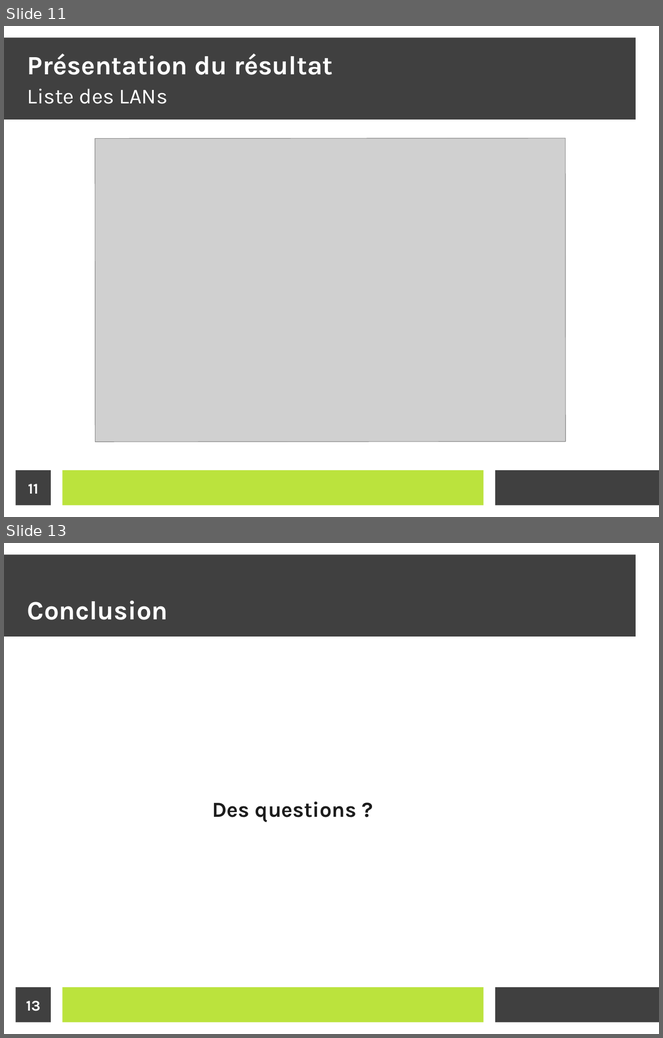
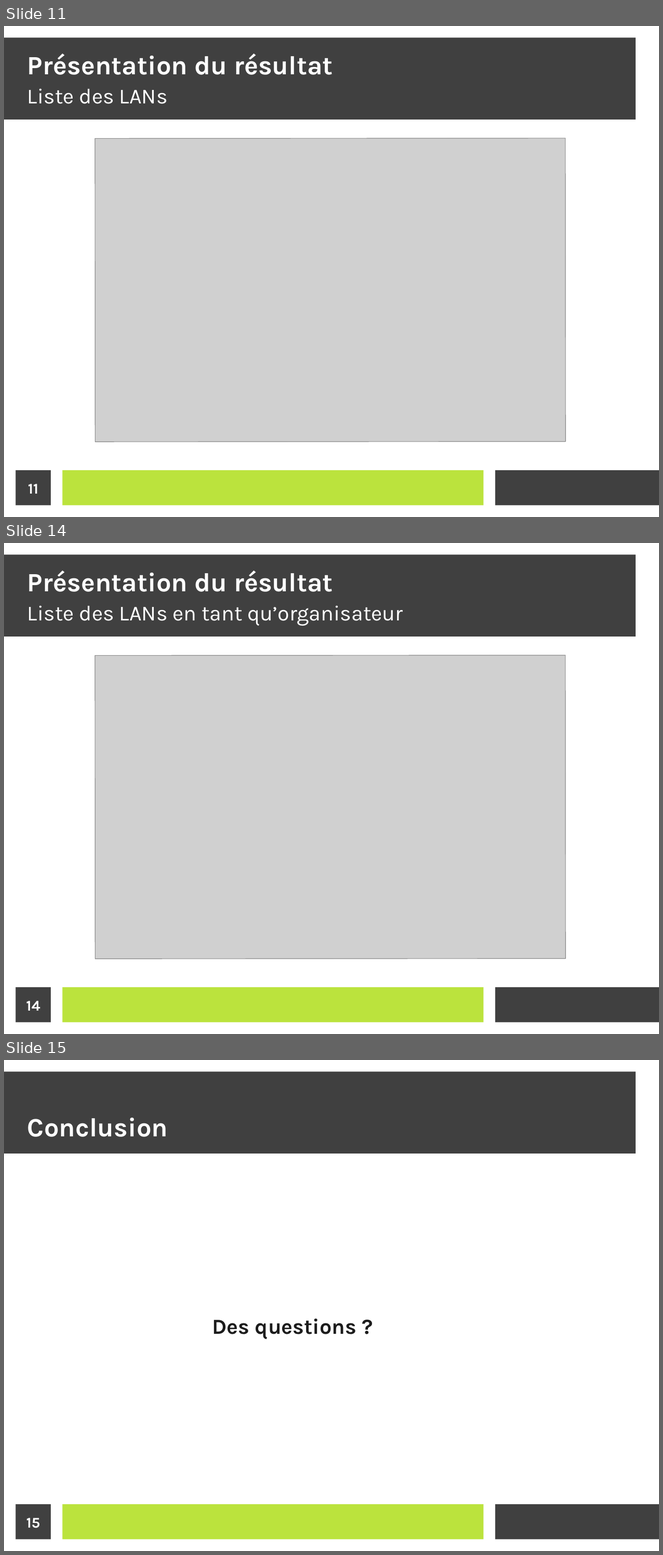
Before and after one commit to ViviSama02/LAN_Party, a slide deck: support_soutenance/soutenance.odp. Shown one above the other, each under a label of ours: slides 11 and 13 before the commit, slides 11, 14 and 15 after it; the slides between them are not shown. The pictures are 663x1038 and 663x1555 pixels, drawn with LibreOffice and Linux fonts; fonts in the diff are those of the drawing; grey boxes stand for pictures. Boxes give left, top, right and bottom in pixels: in the first picture for what was removed or moved away, otherwise in the second. Text is boxed around its words. In the diff, an @@ line names an element or a change of style, - is before the commit and + after.

```diff
--- a/support_soutenance/soutenance.odp
+++ b/support_soutenance/soutenance.odp
@@ slide 14 added at bbox=[4, 543, 659, 1034], background #FFFFFF; not listed: 3 template elements that a slide beside it also shows @@
@@ title added at bbox=[27, 571, 333, 592], 32 pt, text #FFFFFF, bold @@
+Présentation du résultat
@@ title added at bbox=[27, 605, 403, 626], 26 pt, text #FFFFFF @@
+Liste des LANs en tant qu’organisateur
@@ picture added at bbox=[95, 655, 566, 959] @@
@@ page number added at bbox=[16, 988, 51, 1023], fill #404040, 18 pt, text #FFFFFF, bold @@
+14
@@ what was slide 13 is now slide 15 @@
@@ page number at bbox=[26, 1518, 40, 1529]: text changed @@
-13
+15
```
Also in this commit, not shown: 1 slide changed, 1 other slide added, 5 other files.
